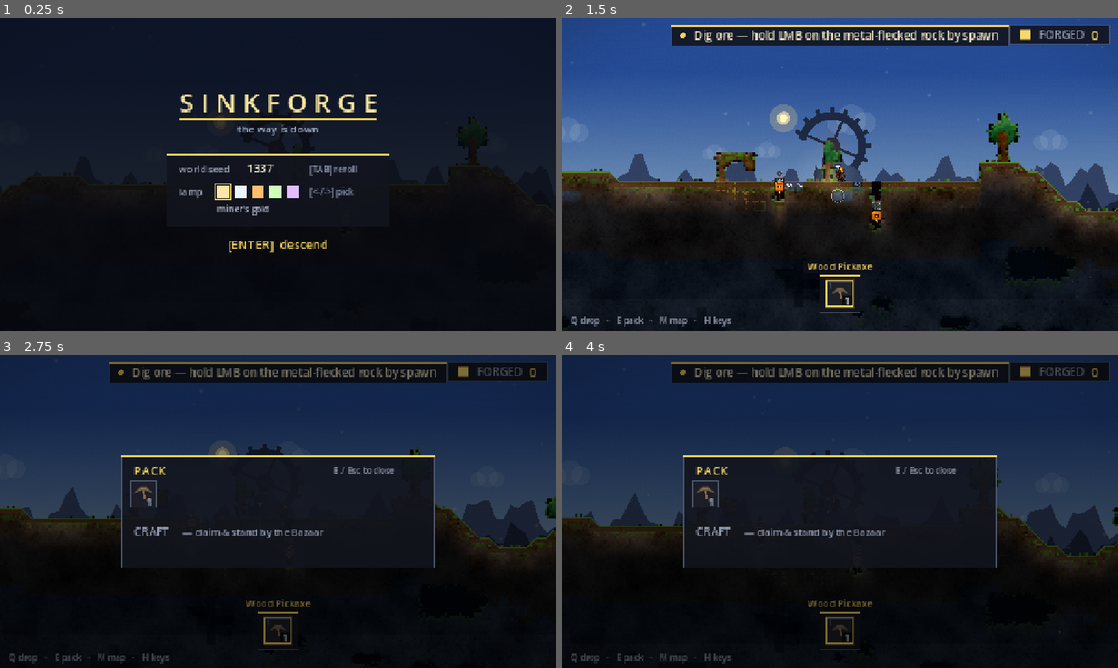
Above: before the commit, frames 1-4 (two rows, left to right).
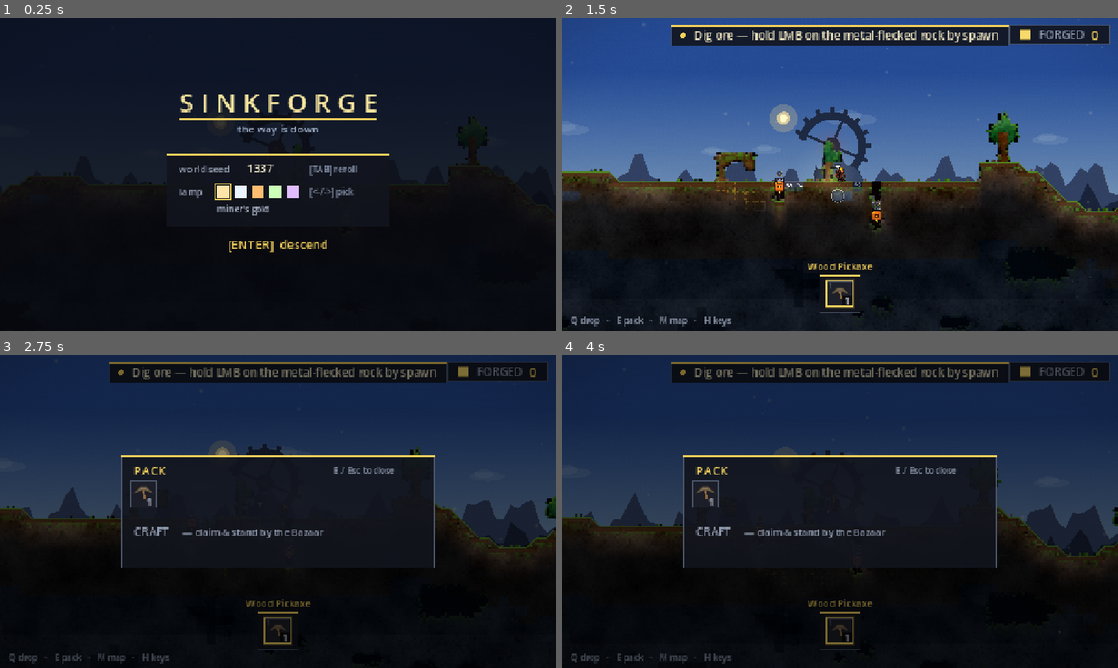
Above: after the commit, the same moments.

Repository: teohondascully/sinkforge
Game: Godot game, scene res://scenes/main.tscn
Same seed, same stepped clock (60 frames per second), same inputs: the game is played once before the commit and once after it.
Inputs (mouse positions are in pixels of both pictures, inside the frame that each line leads up to):
- Up to frame 1 (0.25 s): no input
- Up to frame 2 (1.5 s): tap Enter at 0.5 s; move the mouse to (962, 158) at 0.52 s; hold D (sf_right) 0.53-1.25 s; right-click (962, 158) at 0.6 s; click (962, 158) at 0.67 s; tap Space (sf_jump) at 0.77, 1.07 s; drag from (728, 190) to (812, 237) at 1.27 s
- Up to frame 3 (2.75 s): tap Space (sf_jump) at 2 s; move the mouse to (333, 442) at 2.02 s; hold D (sf_right) from 2.03 s (still down); tap E (sf_craft) at 2.1 s
- Up to frame 4 (4 s): release D (sf_right) at 2.75 s; drag from (812, 574) to (673, 464) at 2.77 s; tap Enter at 3.5 s; move the mouse to (1006, 558) at 3.52 s; hold A (sf_left) from 3.53 s (still down); tap Mouse wheel up (sf_cycle_prev) at 3.6 s; tap Space (sf_jump) at 3.77 s

The runs differ from the first frame. In frame 2, 0.1% of the frame differs, in the area x 0-90%, y 30-45%; in frame 3, less than 0.1%; in frame 4, less than 0.1%.

Commit message:
viz(sky): clouds read as clouds, not bokeh orbs
Every blind tester flagged the sky's "floating translucent orbs / lens-flares /
bugs" — they were the clouds, drawn as three overlapping circles at low alpha,
which read as round bokeh discs. Redraw each cloud as a wide, flat lozenge (a
soft filled ellipse plus a smaller upper puff for form) via flat-fill polygons,
so it's a smooth continuous cloud with no scalloped edge and no per-lobe alpha
hotspot — unmistakably a drifting cloud, not an orb.

Diff:
--- a/scenes/world_renderer.gd
+++ b/scenes/world_renderer.gd
@@ -1610,10 +1610,13 @@
 		var cy: float = horizon - 300.0 - h * 130.0 + cam.y * (1.0 - p2) * 0.25
 		var cc: Color = Color(0.42, 0.47, 0.58, 0.05 + h * 0.02) \
 			.lerp(Color(0.78, 0.82, 0.88, 0.10 + h * 0.03), dl)
-		var r: float = 26.0 + h * 30.0
-		ci.draw_circle(Vector2(cx, cy), r, cc)
-		ci.draw_circle(Vector2(cx - r * 0.9, cy + r * 0.25), r * 0.7, cc)
-		ci.draw_circle(Vector2(cx + r * 0.9, cy + r * 0.22), r * 0.75, cc)
+		var r: float = 22.0 + h * 24.0
+		# A WIDE, FLAT lozenge (one smooth ellipse + a smaller upper puff for form) so it reads as a
+		# drifting cloud. The old round 3-circle puff read to blind testers as a bokeh orb / lens-flare /
+		# bug; overlapping translucent circles also scallop and build alpha hotspots. Flat-fill polygons
+		# keep the alpha even, so it's a soft continuous cloud, denser only where the two puffs cross.
+		_draw_cloud_puff(ci, Vector2(cx, cy), r * 2.1, r * 0.52, cc)
+		_draw_cloud_puff(ci, Vector2(cx - r * 0.35, cy - r * 0.30), r * 1.15, r * 0.5, cc)
 	# THE SINKFORGE CROWN sits between the sky and the hills — drawn before the ridges so the near hill
 	# occludes its base, grounding the colossus rising from behind the landscape.
 	_draw_sinkforge(ci, view, cam, horizon, dl, hor_c)
@@ -1640,6 +1643,16 @@
 		pts.append(Vector2(view.end.x + 24.0, floor_y))
 		pts.append(Vector2(view.position.x, floor_y))
 		ci.draw_colored_polygon(pts, (ridge["color"] as Color).lerp(hor_c, dl * (0.42 - f * 0.5)))
+
+
+## A soft filled ellipse (flat alpha — no scalloped edge, no overlap hotspot) — one lobe of a cloud lozenge.
+func _draw_cloud_puff(ci: CanvasItem, c: Vector2, rx: float, ry: float, col: Color) -> void:
+	var poly := PackedVector2Array()
+	const N: int = 16
+	for k: int in N:
+		var a: float = float(k) / float(N) * TAU
+		poly.append(c + Vector2(cos(a) * rx, sin(a) * ry))
+	ci.draw_colored_polygon(poly, col)
 
 
 ## Draw the Sinkforge crown (see SINKFORGE_* constants). A dormant colossal machine on the far horizon:
